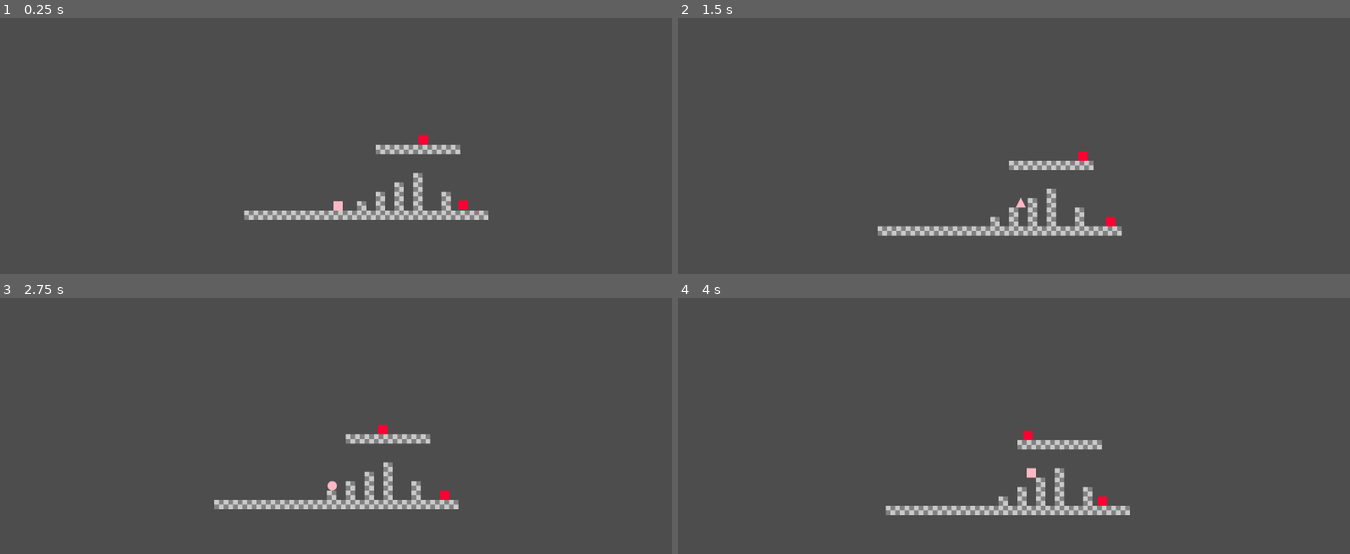
Above: before the commit, frames 1-4 (two rows, left to right).
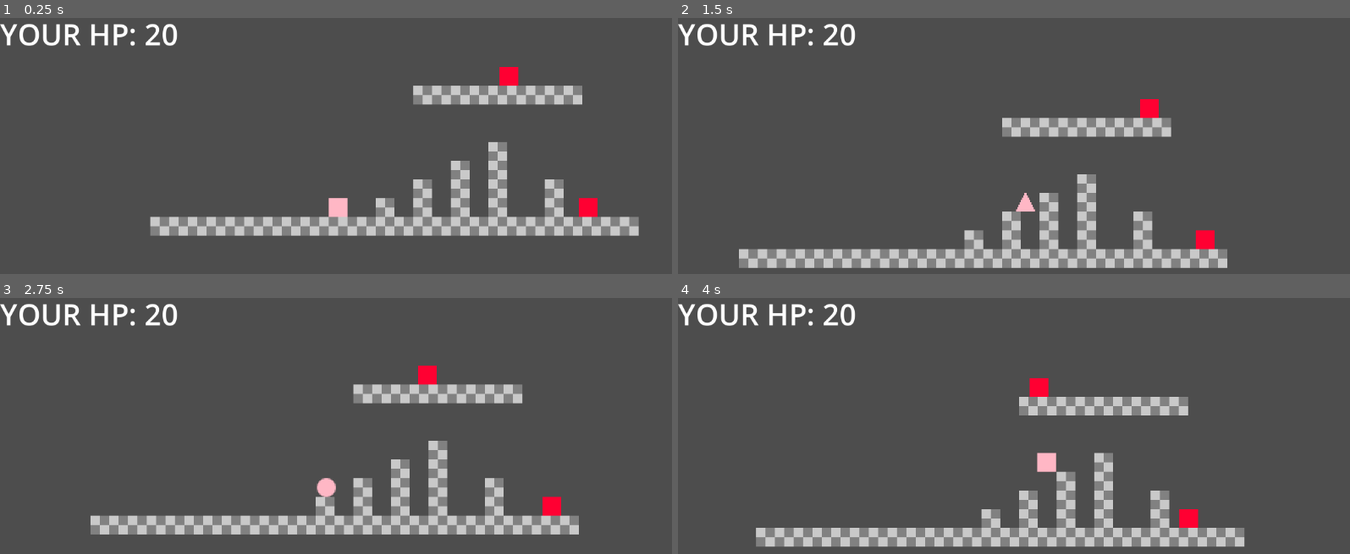
Above: after the commit, the same moments.

Repository: dooooooe/dooe-game
Game: Godot game, scene res://scenes/main.tscn
Same seed, same stepped clock (60 frames per second), same inputs: the game is played once before the commit and once after it.
Inputs (mouse positions are in pixels of both pictures, inside the frame that each line leads up to):
- Up to frame 1 (0.25 s): no input
- Up to frame 2 (1.5 s): move the mouse to (1161, 184) at 0.52 s; hold D (move_right) 0.53-1.25 s; tap Shift (swap_character) at 0.6 s; click (1161, 184) at 0.67 s; tap W (move_up) at 0.77 s; drag from (879, 222) to (1034, 199) at 1.27 s
- Up to frame 3 (2.75 s): move the mouse to (403, 400) at 2.02 s; hold A (move_left) from 2.03 s (still down); tap Shift (swap_character) at 2.1 s
- Up to frame 4 (4 s): release A (move_left) at 2.75 s; drag from (outside the picture) to (1061, 428) at 2.77 s; move the mouse to (1222, 541) at 3.52 s; hold D (move_right) from 3.53 s (still down); tap Shift (swap_character) at 3.6 s; tap W (move_up) at 3.77 s

The runs differ from the first frame. In frame 1, 12% of the frame differs, in the area x 0-96%, y 2-86%; in frame 2, 13%; in frame 3, 13%, in the area x 0-87%, y 2-93%; in frame 4, 13%.

Commit message:
add ui

Diff:
--- a/project.godot
+++ b/project.godot
@@ -58,6 +58,11 @@
 , Object(InputEventKey,"resource_local_to_scene":false,"resource_name":"","device":-1,"window_id":0,"alt_pressed":false …(183 unchanged characters)…
 ]
 }
+reset={
+"deadzone": 0.2,
+"events": [Object(InputEventKey,"resource_local_to_scene":false,"resource_name":"","device":-1,"window_id":0,"alt_pressed":false,"shift_pressed":false,"ctrl_pressed":false,"meta_pressed":false,"pressed":false,"keycode":0,"physical_keycode":82,"key_label":0,"unicode":114,"location":0,"echo":false,"script":null)
+]
+}
 
 [layer_names]
 
--- /dev/null
+++ b/scenes/UI/UI.tscn
@@ -0,0 +1,12 @@
+[gd_scene load_steps=2 format=3 uid="uid://lvkvgcoojtgo"]
+
+[ext_resource type="Script" uid="uid://d08jhb1j15ugm" path="res://scripts/UI.gd" id="1_0wsoe"]
+
+[node name="UI" type="CanvasLayer"]
+script = ExtResource("1_0wsoe")
+
+[node name="HpLabel" type="Label" parent="."]
+offset_right = 40.0
+offset_bottom = 23.0
+theme_override_font_sizes/font_size = 50
+text = "YOUR HP: 0"
--- a/scenes/characters/circle.tscn
+++ b/scenes/characters/circle.tscn
@@ -1,8 +1,8 @@
 [gd_scene load_steps=7 format=3 uid="uid://mltrg4uffcaw"]
 
 [ext_resource type="Script" uid="uid://djvv6wn3juklc" path="res://scripts/characters/circle.gd" id="1_7red2"]
-[ext_resource type="Texture2D" uid="uid://dk7op8o5sdncx" path="res://assets/images/sprites/characters/circle/0.png" id="1_08m5d"]
-[ext_resource type="PackedScene" uid="uid://4xdvg3aqvtx0" path="res://scenes/hibolxes/hitbox.tscn" id="3_2e3gv"]
+[ext_resource type="Texture2D" uid="uid://b1g55yqer36pa" path="res://assets/images/sprites/characters/circle/0.png" id="1_08m5d"]
+[ext_resource type="PackedScene" uid="uid://4xdvg3aqvtx0" path="res://scenes/hitboxes/hitbox.tscn" id="3_2e3gv"]
 
 [sub_resource type="ShaderMaterial" id="ShaderMaterial_7red2"]
 
--- a/scenes/characters/square.tscn
+++ b/scenes/characters/square.tscn
@@ -1,8 +1,8 @@
 [gd_scene load_steps=6 format=3 uid="uid://cg0dvri80btpi"]
 
 [ext_resource type="Script" uid="uid://c1hr5hivxtryc" path="res://scripts/characters/square.gd" id="1_uo7gd"]
-[ext_resource type="Texture2D" uid="uid://rieedubjyle8" path="res://assets/images/sprites/characters/square/0.png" id="2_gnpv8"]
-[ext_resource type="PackedScene" uid="uid://4xdvg3aqvtx0" path="res://scenes/hibolxes/hitbox.tscn" id="3_gnpv8"]
+[ext_resource type="Texture2D" uid="uid://br3gs4opnobj5" path="res://assets/images/sprites/characters/square/0.png" id="2_gnpv8"]
+[ext_resource type="PackedScene" uid="uid://4xdvg3aqvtx0" path="res://scenes/hitboxes/hitbox.tscn" id="3_gnpv8"]
 
 [sub_resource type="RectangleShape2D" id="RectangleShape2D_0xm2m"]
 size = Vector2(16, 16)
--- a/scenes/characters/triangle.tscn
+++ b/scenes/characters/triangle.tscn
@@ -1,8 +1,8 @@
 [gd_scene load_steps=4 format=3 uid="uid://dots52ehcchug"]
 
 [ext_resource type="Script" uid="uid://dws83ta6ksao7" path="res://scripts/characters/triangle.gd" id="1_8dnvv"]
-[ext_resource type="Texture2D" uid="uid://c5umi7nhn4gbv" path="res://assets/images/sprites/characters/triangle/0.png" id="2_b5iba"]
-[ext_resource type="PackedScene" uid="uid://4xdvg3aqvtx0" path="res://scenes/hibolxes/hitbox.tscn" id="3_b5iba"]
+[ext_resource type="Texture2D" uid="uid://be3uj4d7eofb3" path="res://assets/images/sprites/characters/triangle/0.png" id="2_b5iba"]
+[ext_resource type="PackedScene" uid="uid://4xdvg3aqvtx0" path="res://scenes/hitboxes/hitbox.tscn" id="3_b5iba"]
 
 [node name="Triangle" type="CharacterBody2D"]
 collision_layer = 2
--- a/scenes/enemies/enemy.tscn
+++ b/scenes/enemies/enemy.tscn
@@ -2,7 +2,7 @@
 
 [ext_resource type="Texture2D" uid="uid://bo2wbq3txh3yn" path="res://assets/images/sprites/enemies/enemy/enemy.png" id="1_6xk8f"]
 [ext_resource type="Script" uid="uid://t86pdncretci" path="res://scripts/enemies/enemy.gd" id="1_8e3ao"]
-[ext_resource type="PackedScene" uid="uid://f7gl4kmknl74" path="res://scenes/hibolxes/hurtbox.tscn" id="3_38ino"]
+[ext_resource type="PackedScene" uid="uid://f7gl4kmknl74" path="res://scenes/hitboxes/hurtbox.tscn" id="3_38ino"]
 
 [sub_resource type="RectangleShape2D" id="RectangleShape2D_8e3ao"]
 size = Vector2(16, 16)
--- a/scenes/hibolxes/hitbox.tscn
+++ b/scenes/hitboxes/hitbox.tscn
@@ -1,6 +1,6 @@
 [gd_scene load_steps=2 format=3 uid="uid://4xdvg3aqvtx0"]
 
-[ext_resource type="Script" uid="uid://e1slfml2kxca" path="res://scripts/hitbox.gd" id="1_60iu4"]
+[ext_resource type="Script" uid="uid://e1slfml2kxca" path="res://scripts/hitboxes/hitbox.gd" id="1_60iu4"]
 
 [node name="Hitbox" type="Area2D" groups=["hitbox"]]
 collision_layer = 16
--- a/scenes/hibolxes/hurtbox.tscn
+++ b/scenes/hitboxes/hurtbox.tscn
@@ -1,6 +1,6 @@
 [gd_scene load_steps=2 format=3 uid="uid://f7gl4kmknl74"]
 
-[ext_resource type="Script" uid="uid://bncgegl7arpbp" path="res://scripts/hurtbox.gd" id="1_fvwo0"]
+[ext_resource type="Script" uid="uid://bncgegl7arpbp" path="res://scripts/hitboxes/hurtbox.gd" id="1_fvwo0"]
 
 [node name="Hurtbox" type="Area2D" groups=["hurtbox"]]
 collision_layer = 8
--- a/scenes/main.tscn
+++ b/scenes/main.tscn
@@ -7,6 +7,7 @@
 [ext_resource type="Script" uid="uid://dxreu2be4m8kc" path="res://scripts/character_manager.gd" id="2_tefeu"]
 [ext_resource type="PackedScene" uid="uid://mltrg4uffcaw" path="res://scenes/characters/circle.tscn" id="5_tefeu"]
 [ext_resource type="PackedScene" uid="uid://bde6wx0aahys4" path="res://scenes/enemies/enemy.tscn" id="7_o6xl0"]
+[ext_resource type="PackedScene" uid="uid://lvkvgcoojtgo" path="res://scenes/UI/UI.tscn" id="8_tipki"]
 
 [sub_resource type="TileSetAtlasSource" id="TileSetAtlasSource_jyhfs"]
 texture = ExtResource("2_sugp2")
@@ -33,12 +34,18 @@
 [node name="Circle" parent="CharacterManager" groups=["playuer"] instance=ExtResource("5_tefeu")]
 
 [node name="Camera2D" type="Camera2D" parent="CharacterManager" node_paths=PackedStringArray("char_manager")]
+zoom = Vector2(2, 2)
 position_smoothing_enabled = true
 script = ExtResource("2_jyhfs")
 char_manager = NodePath("..")
 
-[node name="Enemy" parent="." instance=ExtResource("7_o6xl0")]
+[node name="EnemyManager" type="Node" parent="."]
+
+[node name="Enemy" parent="EnemyManager" instance=ExtResource("7_o6xl0")]
 position = Vector2(222, 5)
 
-[node name="Enemy2" parent="." instance=ExtResource("7_o6xl0")]
+[node name="Enemy2" parent="EnemyManager" instance=ExtResource("7_o6xl0")]
 position = Vector2(138, -111)
+
+[node name="UI" parent="." instance=ExtResource("8_tipki")]
+char_manager_path = NodePath("../CharacterManager")
--- /dev/null
+++ b/scripts/UI.gd
@@ -0,0 +1,21 @@
+extends CanvasLayer
+
+const HP_FONT_SIZE := 50
+
+@export var char_manager_path: NodePath
+@onready var char_manager = get_node(char_manager_path)
+@onready var hp_label = $HpLabel
+
+
+func _ready():
+	hp_label.add_theme_font_size_override("font_size", HP_FONT_SIZE)
+
+
+func _process(_delta):
+	display_hp()
+
+
+func display_hp(): # currently updates hp every single frame, probabl hook to a signal later
+	var active_char = char_manager.get_active_character()
+	if active_char:
+		hp_label.text = "YOUR HP: %d" % active_char.hp
--- a/scripts/camera.gd
+++ b/scripts/camera.gd
@@ -22,7 +22,7 @@
 		zoom.y = clamp(zoom.y, MIN_ZOOM.y, MAX_ZOOM.y)
 
 
-func _process(delta):
+func _process(_delta):
 	if char_manager:
 		var active_char = char_manager.get_active_character()
 		if active_char:
--- a/scripts/characters/base_character.gd
+++ b/scripts/characters/base_character.gd
@@ -17,7 +17,7 @@
 
 func _physics_process(delta):
 	# reset (debug)
-	if Globals.DEBUG and Input.is_key_pressed(KEY_R):
+	if Globals.DEBUG and Input.is_action_just_pressed("reset"):
 		global_position = Vector2(0, 0)
 		print("RESET!!!!REMIX")
 
@@ -36,13 +36,12 @@
 	move_and_slide()
 
 
-
 func _apply_gravity(delta):
 	if not is_on_floor():
 		velocity.y = min(velocity.y + GRAVITY * delta, TERMINAL_VELOCITY)
 
 
-func _handle_horizontal_input(delta):
+func _handle_horizontal_input(_delta):
 	var dir = Input.get_axis("move_left", "move_right")
 	velocity.x = dir * SPEED
 
Not shown: 1 places in scenes/main.tscn that only renumber resources
Not shown, added: scripts/UI.gd.uid
Renamed: scripts/hitbox.gd -> scripts/hitboxes/hitbox.gd
Renamed: scripts/hitbox.gd.uid -> scripts/hitboxes/hitbox.gd.uid
Renamed: scripts/hurtbox.gd -> scripts/hitboxes/hurtbox.gd
Renamed: scripts/hurtbox.gd.uid -> scripts/hitboxes/hurtbox.gd.uid
